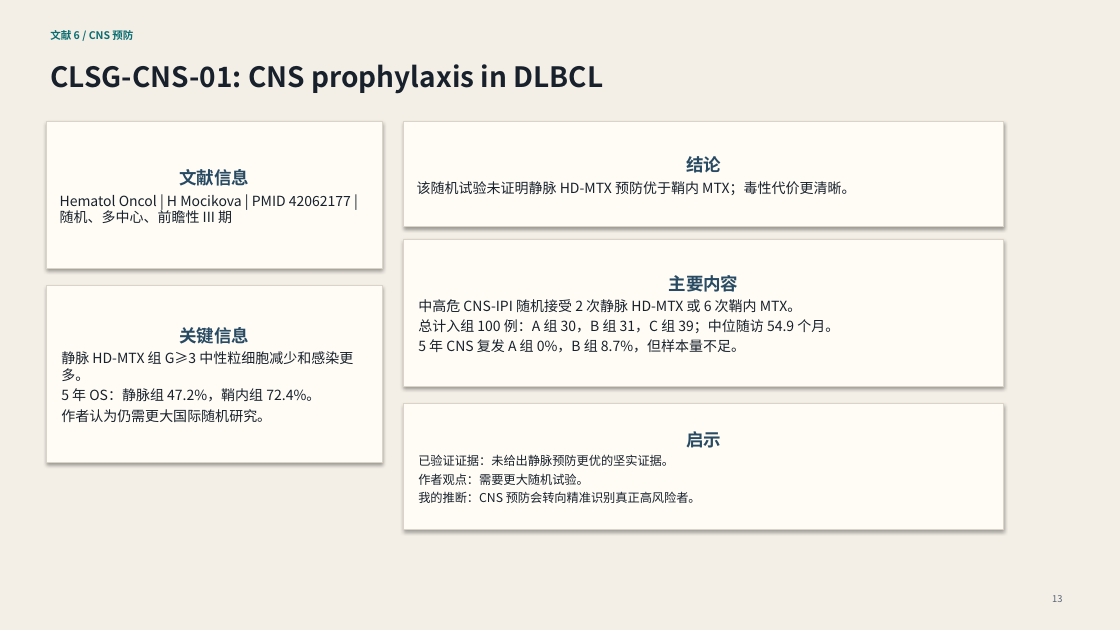
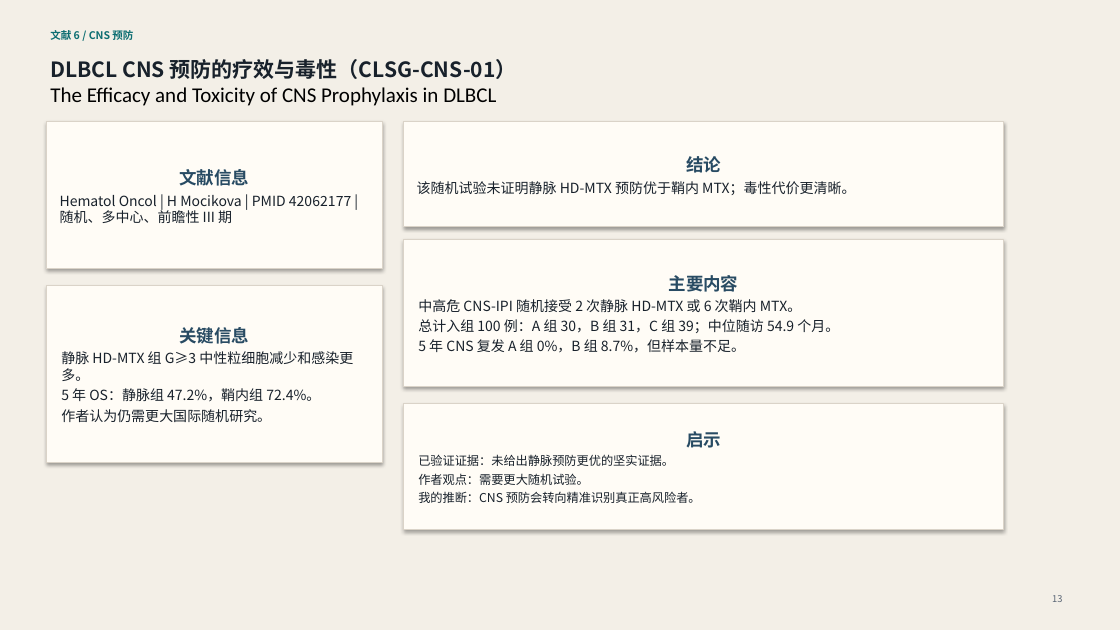
Before and after one commit to zhengyipharmacy-collab/pubmed-lymphoma-slides, a slide deck: slide 13 of archive/2026-06-02/pubmed-dlbcl-cnsl-btki-2026-06-02.pptx. Drawn at 1120x630 pixels with LibreOffice and Linux fonts; fonts in the diff are those of the drawing. Boxes give left, top, right and bottom in pixels: in the first picture for what was removed or moved away, otherwise in the second. Text is boxed around its words. In the diff, an @@ line names an element or a change of style, - is before the commit and + after.

```diff
--- a/archive/2026-06-02/pubmed-dlbcl-cnsl-btki-2026-06-02.pptx
+++ b/archive/2026-06-02/pubmed-dlbcl-cnsl-btki-2026-06-02.pptx
@@ text at bbox=[50, 59, 517, 106]: text changed; size 24 to 18 pt; font Noto Sans CJK SC to Calibri; text colour #18212B to #000000; bold off @@
-CLSG-CNS-01: CNS prophylaxis in DLBCL
+DLBCL CNS 预防的疗效与毒性（CLSG-CNS-01）
+The Efficacy and Toxicity of CNS Prophylaxis in DLBCL
```
Also in this commit, not shown: 11 other slides changed, 1 slide added, 1 slide removed, 5 other files.
